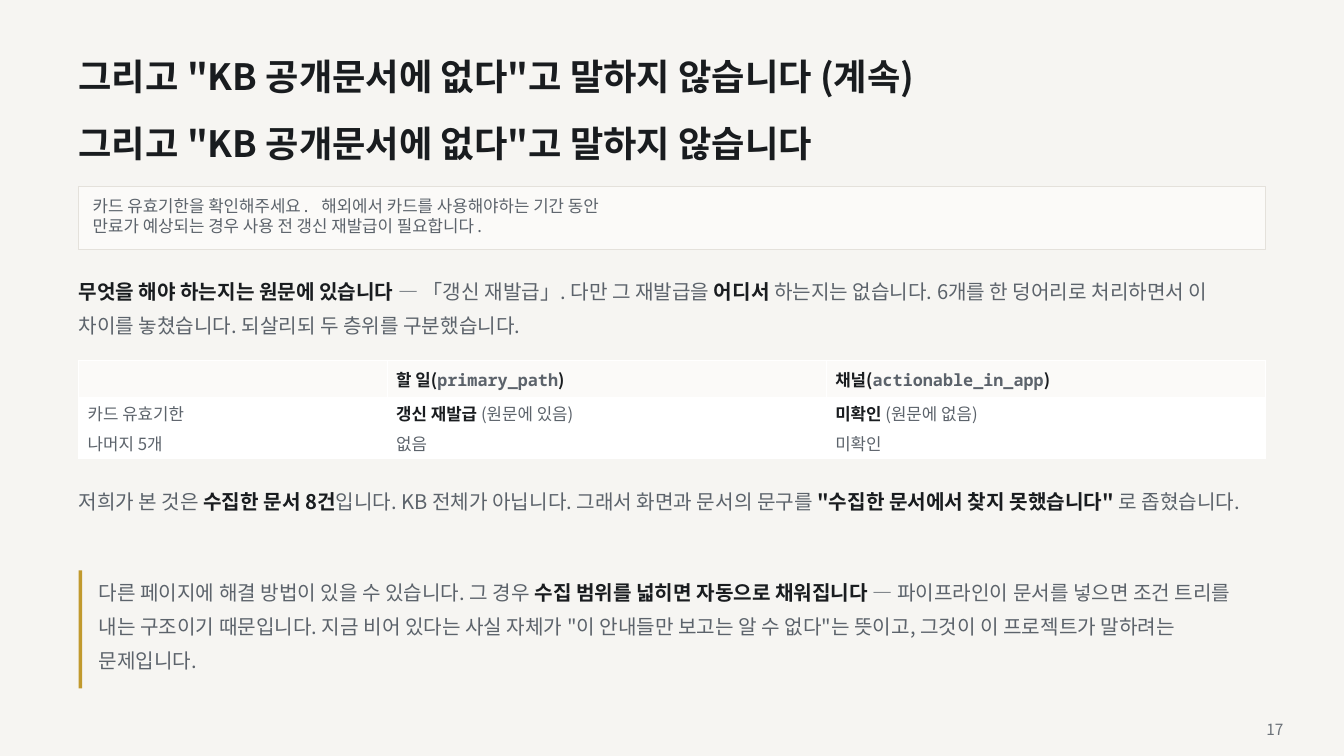
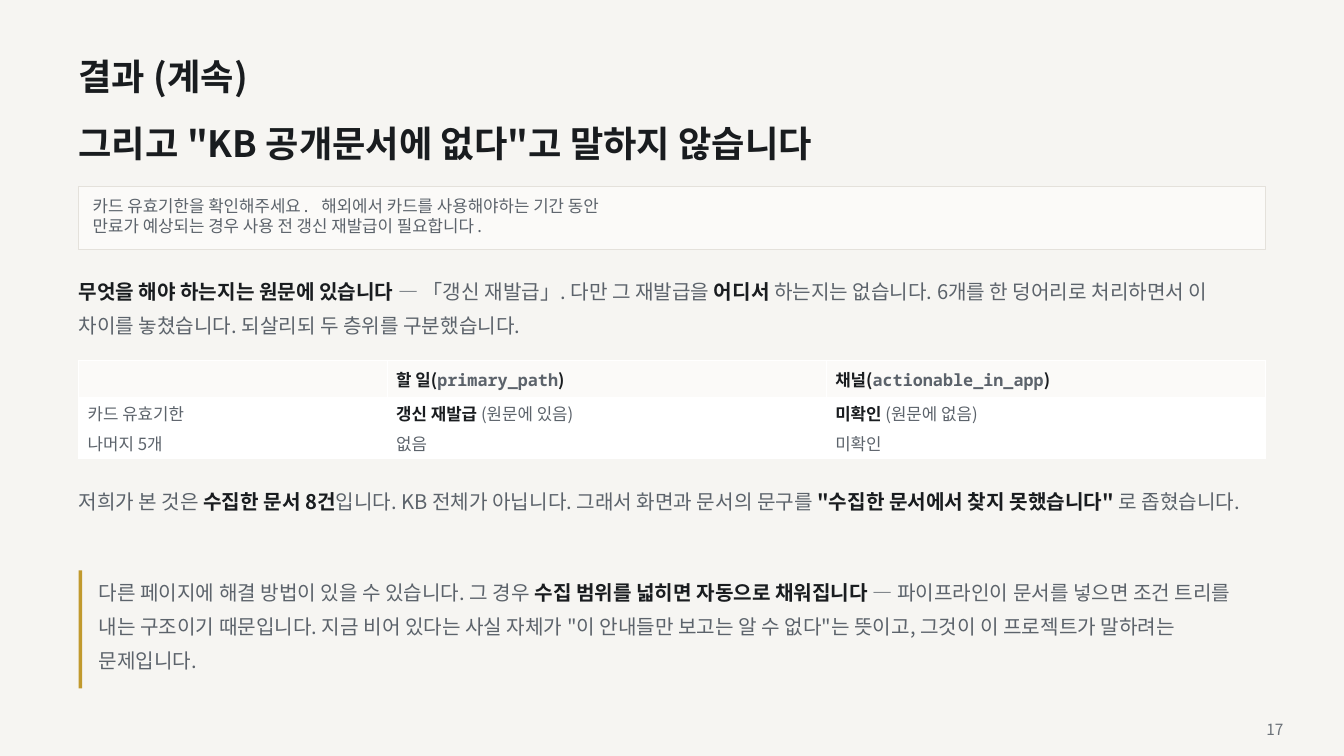
Before and after one commit to ChoHyeonChan/kb-ai-challenge-2026, a slide deck: slide 17 of docs/기술설명서.pptx. Drawn at 1344x756 pixels with LibreOffice and Linux fonts; fonts in the diff are those of the drawing. Boxes give left, top, right and bottom in pixels: in the first picture for what was removed or moved away, otherwise in the second. Text is boxed around its words. In the diff, an @@ line names an element or a change of style, - is before the commit and + after.

```diff
--- a/docs/기술설명서.pptx
+++ b/docs/기술설명서.pptx
@@ text at (79, 59, 248, 97): text changed @@
-그리고 "KB 공개문서에 없다"고 말하지 않습니다 (계속)
+결과 (계속)
```
Also in this commit, not shown: 5 other slides changed, 3 other files.
